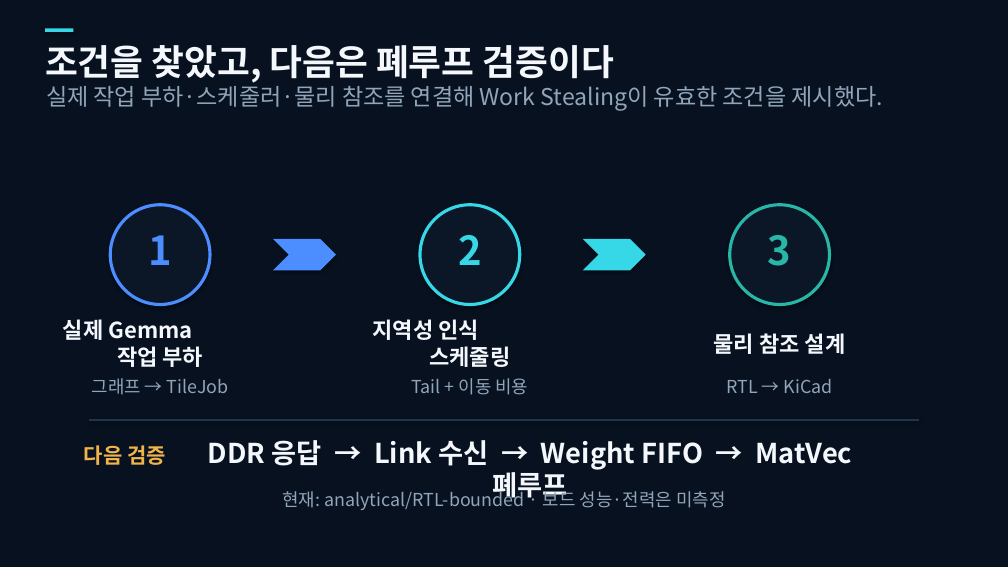
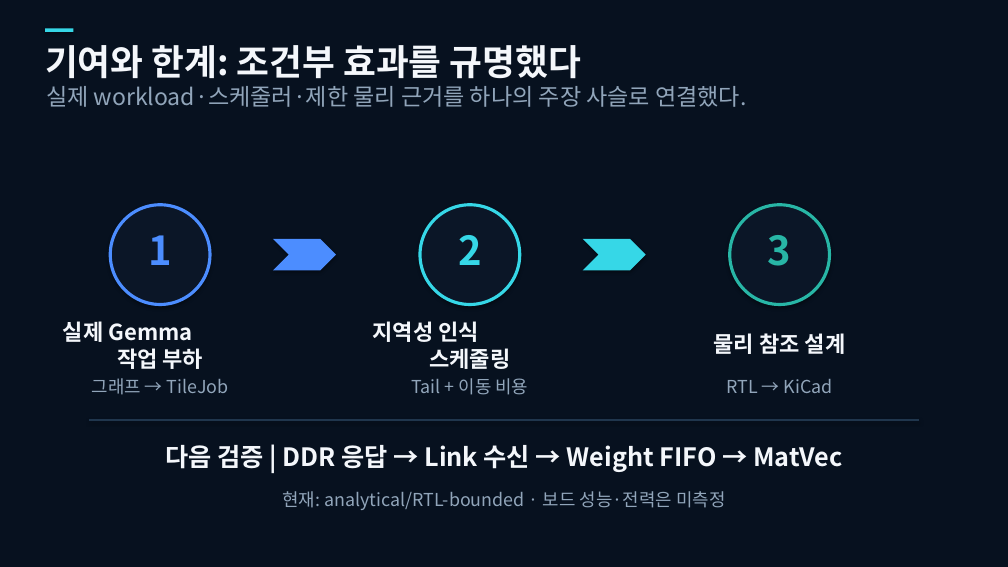
Before and after one commit to snowman0919/varp-k26-memory-fpga, a slide deck: slide 10 of presentation/final/presentation.pptx. Drawn at 1008x567 pixels with LibreOffice and Linux fonts; fonts in the diff are those of the drawing. Boxes give left, top, right and bottom in pixels: in the first picture for what was removed or moved away, otherwise in the second. Text is boxed around its words. In the diff, an @@ line names an element or a change of style, - is before the commit and + after.

```diff
--- a/presentation/final/presentation.pptx
+++ b/presentation/final/presentation.pptx
@@ text at [45,45,581,79]: text changed @@
-조건을 찾았고, 다음은 폐루프 검증이다
+기여와 한계: 조건부 효과를 규명했다
@@ text at [46,86,746,107]: text changed @@
-실제 작업 부하·스케줄러·물리 참조를 연결해 Work Stealing이 유효한 조건을 제시했다.
+실제 workload·스케줄러·제한 물리 근거를 하나의 주장 사슬로 연결했다.
@@ text removed at [84,445,166,465] @@
-다음 검증
@@ text at [165,445,843,472]: text changed; size 26 to 24 pt @@
-DDR 응답 → Link 수신 → Weight FIFO → MatVec 폐루프
+다음 검증 | DDR 응답 → Link 수신 → Weight FIFO → MatVec
@@ text "현재: analytical/RTL-bounded · 보드 성능·전력은 ..." rewrapped from [282,487,725,510] to [282,491,725,510] @@
```
Also in this commit, not shown: 7 other slides changed, 2 slides added, 2 slides removed, 51 other files.
